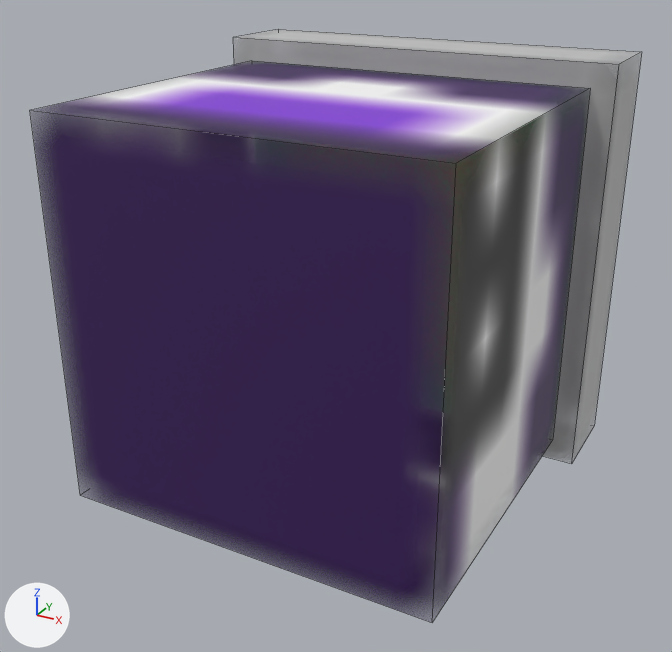
Two versions of the FBX model Assets/Models/RegisterMiniGame/PrefabMasters/blueberry_jam.fbx, one commit apart.
Camera for both pictures: a camera (50 mm lens) standing at (5.4, -7.42, 4.44) and looking at (-0.06, 2.51, -0.53). The axes (+X, +Y, +Z) are drawn at lower left. The lights are the same throughout. Mesh edges are drawn as thin lines. Where no turn or scale is listed for an object, it has been applied to the vertices.
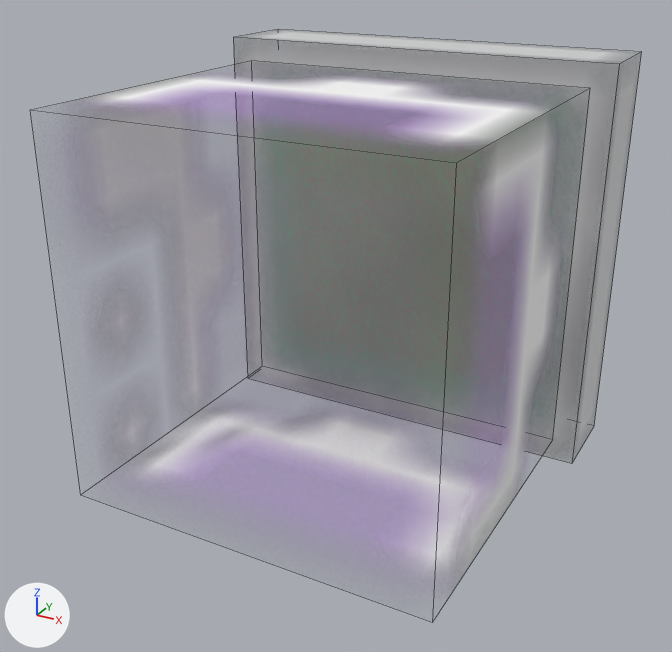
The newer file is also rescaled (x0.01), turned or shifted as a whole; pictures and numbers use the older file's frame.

The change, as a diff of the scene's bpy script:
```diff
--- a/Assets/Models/RegisterMiniGame/PrefabMasters/blueberry_jam.fbx.py
+++ b/Assets/Models/RegisterMiniGame/PrefabMasters/blueberry_jam.fbx.py
@@ img_blueberry_jam_texture_png @@
-img_blueberry_jam_texture_png = load_image('blueberry_jam_texture.png', '_unpacked/blueberry_jam_texture.png', 32, 32, 'sRGB')
+img_blueberry_jam_texture_png = load_image('blueberry_jam_texture.png', 'Textures/blueberry_jam_texture.png', 32, 32, 'Non-Color')
@@ mat_blueberry_jam_texture_png @@
 n0 = _N.new('ShaderNodeBsdfPrincipled'); n0.name = 'Principled BSDF'
+n0.inputs[2].default_value = 0.553  # 'Roughness'
 n1 = _N.new('ShaderNodeOutputMaterial'); n1.name = 'Material Output'
@@ mat_blueberry_jam_texture_png @@
 n2 = _N.new('ShaderNodeTexImage'); n2.name = 'Image Texture'
 n2.image = img_blueberry_jam_texture_png
+n3 = _N.new('ShaderNodeTexImage'); n3.name = 'Image Texture.001'
+n3.image = img_blueberry_jam_texture_png
 _L.new(n2.outputs[0], n0.inputs[0])  # 'Color' to 'Base Color'
-_L.new(n2.outputs[1], n0.inputs[4])  # 'Alpha' to 'Alpha'
 _L.new(n0.outputs[0], n1.inputs[0])  # 'BSDF' to 'Surface'
+_L.new(n3.outputs[0], n0.inputs[4])  # 'Color' to 'Alpha'
@@ me_cube @@
 me_cube.from_pydata(...)  # 8 vertices, 6 faces; spans x 96.88..101.88, y -31.56..-27.19, z 82.03..87.03
 # used by ob_cube; location = (-99.38, 31.56, -84.53)
+# me_cube part 1: the whole mesh is turned 180 degrees about the y axis through its middle
 me_cube.materials.append(mat_blueberry_jam_texture_png)
```

Pixel boxes [x1, y1, x2, y2] of what changed, in the pictures (672 x 652 px):
'cube', surface changed, mesh turned: before [35, 63, 587, 610]; after [77, 73, 576, 575]
'cube_1', surface changed: [234, 31, 638, 457] in both
